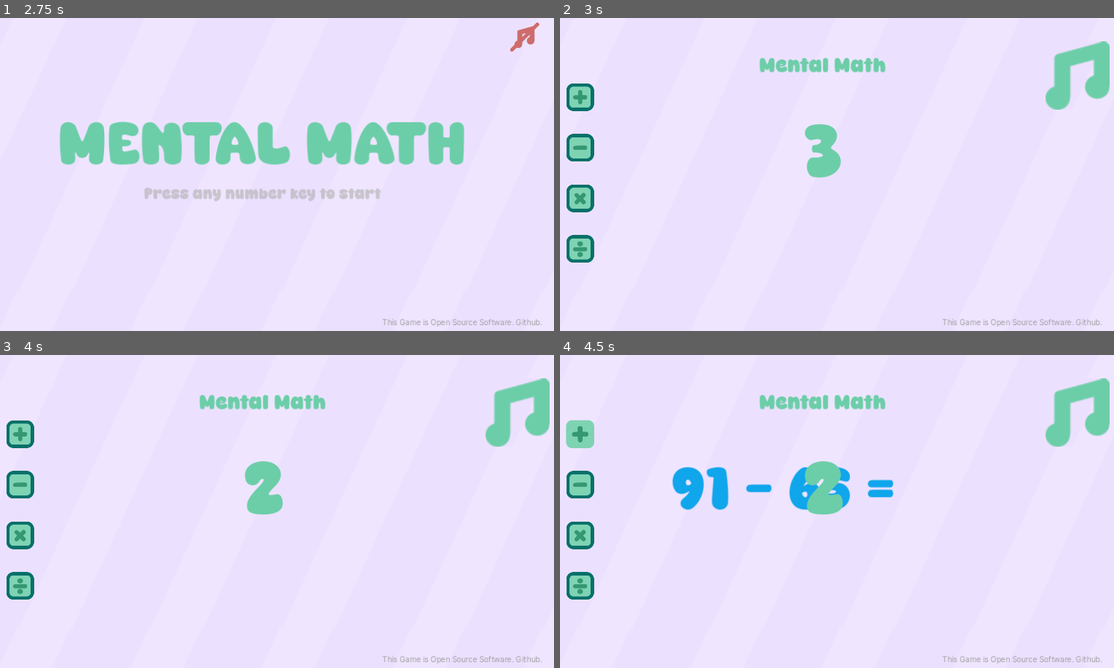
Above: before the commit, frames 1-4 (two rows, left to right).
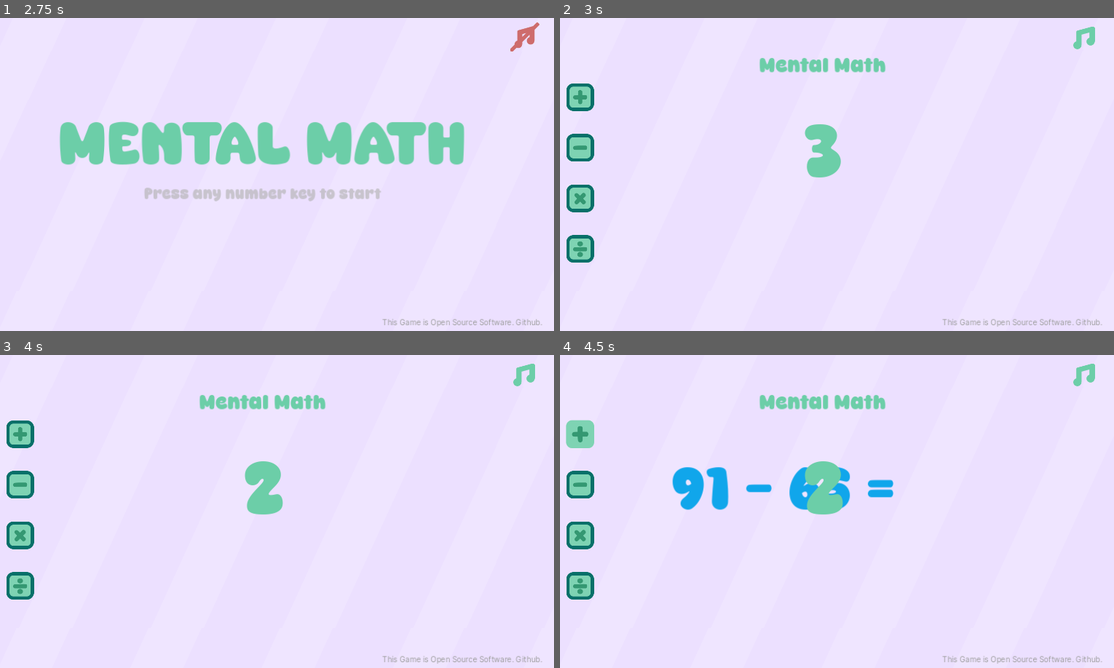
Above: after the commit, the same moments.

Repository: muhdsalm/mental-math-website
Game: Godot game, scene res://scenes/start_screen.tscn
Same seed, same stepped clock (60 frames per second), same inputs: the game is played once before the commit and once after it.
Inputs (mouse positions are in pixels of both pictures, inside the frame that each line leads up to):
- Up to frame 1 (2.75 s): click (526, 36) at 0.5 s; click (526, 36) at 1.25 s; click (526, 36) at 2 s
- Up to frame 2 (3 s): tap Enter at 2.75 s; move the mouse to (953, 155) at 2.77 s; tap 1 (any_number_key) at 2.85 s
- Up to frame 3 (4 s): click (454, 489) at 3.52 s; type "12" at 3.6 s
- Up to frame 4 (4.5 s): click (582, 433) at 4.27 s

Frame 1 is identical in both runs. In frame 2, 1.6% of the frame differs, in the area x 87-100%, y 2-30%; in frame 3, 1.6%; in frame 4, 1.6%.

Commit message:
Fix audio button size on desktop

Diff:
--- a/scenes/main_scene.tscn
+++ b/scenes/main_scene.tscn
@@ -341,8 +341,7 @@
 volume_db = -1.0
 
 [node name="AudioButton" type="Node2D" parent="."]
-position = Vector2(1029, 109)
-scale = Vector2(3, 3)
+position = Vector2(1099, 49)
 metadata/_edit_group_ = true
 
 [node name="CenterContainer" type="CenterContainer" parent="AudioButton"]
